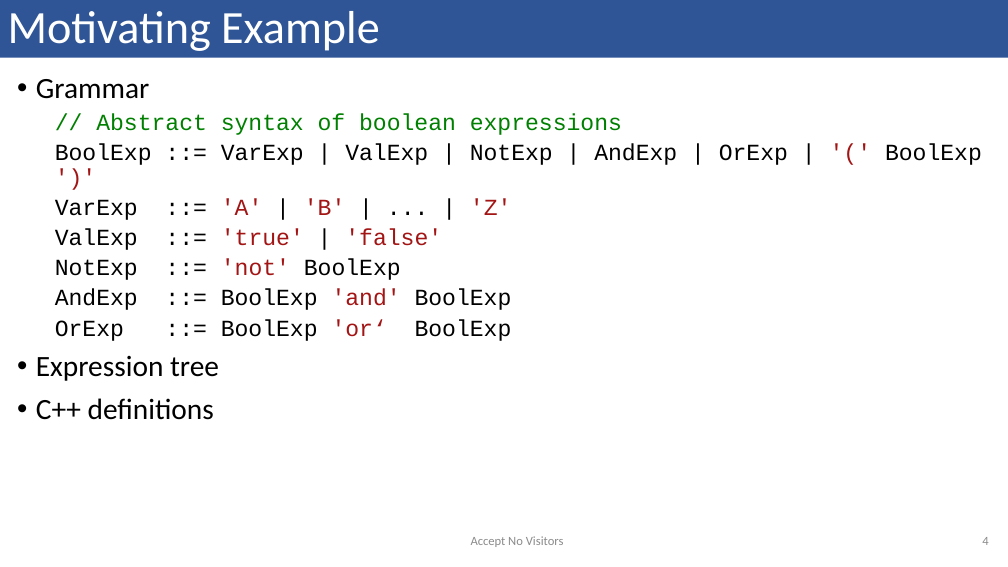
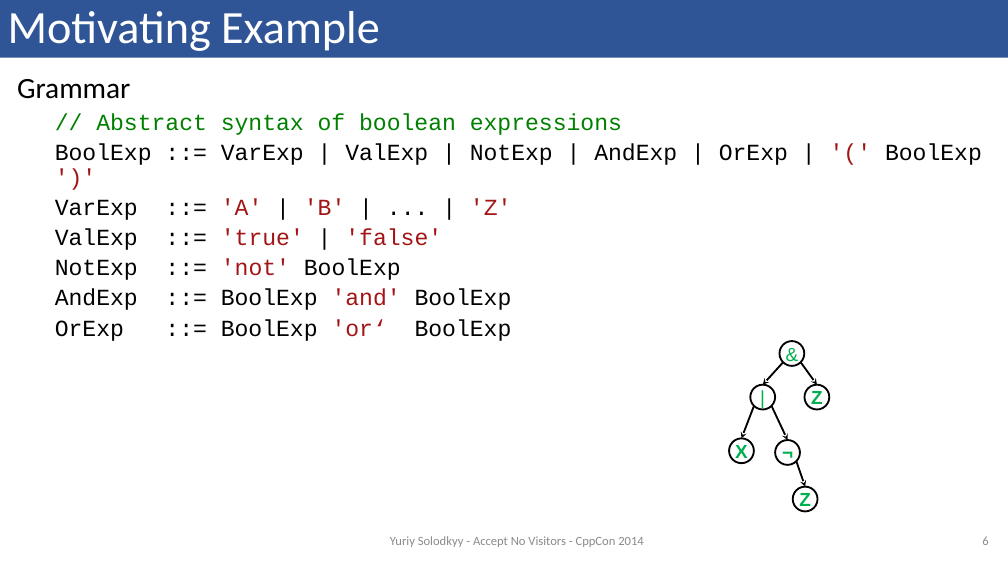
Before and after one commit to solodon4/Mach7, a slide deck: slide 6 of media/presentations/2014-09-12 CppCon.pptx (slide 4 before the commit). Drawn at 1008x567 pixels with LibreOffice and Linux fonts; fonts in the diff are those of the drawing. Boxes give left, top, right and bottom in pixels: in the first picture for what was removed or moved away, otherwise in the second. Text is boxed around its words. In the diff, an @@ line names an element or a change of style, - is before the commit and + after.

```diff
--- a/media/presentations/2014-09-12 CppCon.pptx
+++ b/media/presentations/2014-09-12 CppCon.pptx
@@ text at (x1=17, y1=79, x2=130, y2=99): bullet • to none @@
@@ text at (x1=36, y1=356, x2=219, y2=420): paragraphs removed @@
-• Expression tree
-• C++ definitions
@@ ellipse added at (x1=780, y1=341, x2=805, y2=366), outline #000000 1.75 pt, 18 pt, text #00B050 @@
+&
@@ ellipse added at (x1=751, y1=385, x2=776, y2=410), outline #000000 1.75 pt, 18 pt, text #00B050 @@
+|
@@ arrow added from (783, 362) to (763, 385), #000000 1.75 pt @@
@@ arrow added from (801, 362) to (817, 385), #000000 1.75 pt @@
@@ ellipse added at (x1=805, y1=385, x2=830, y2=410), outline #000000 1.75 pt, 18 pt, text #00B050, bold @@
+Z
@@ arrow added from (754, 406) to (742, 439), #000000 1.75 pt @@
@@ arrow added from (772, 406) to (788, 440), #000000 1.75 pt @@
@@ ellipse added at (x1=729, y1=439, x2=754, y2=464), outline #000000 1.75 pt, 18 pt, text #00B050, bold @@
+X
@@ ellipse added at (x1=775, y1=440, x2=800, y2=465), outline #000000 1.75 pt, 18 pt, text #00B050, bold @@
+¬
@@ arrow added from (796, 461) to (805, 487), #000000 1.75 pt @@
@@ ellipse added at (x1=793, y1=487, x2=818, y2=512), outline #000000 1.75 pt, 18 pt, text #00B050, bold @@
+Z
@@ text at (x1=390, y1=536, x2=643, y2=547): text changed @@
-Accept No Visitors
+Yuriy Solodkyy - Accept No Visitors - CppCon 2014
@@ page number at (x1=982, y1=536, x2=988, y2=545): text changed @@
-4
+6
```
Also in this commit, not shown: 35 other slides changed, 6 slides added.
